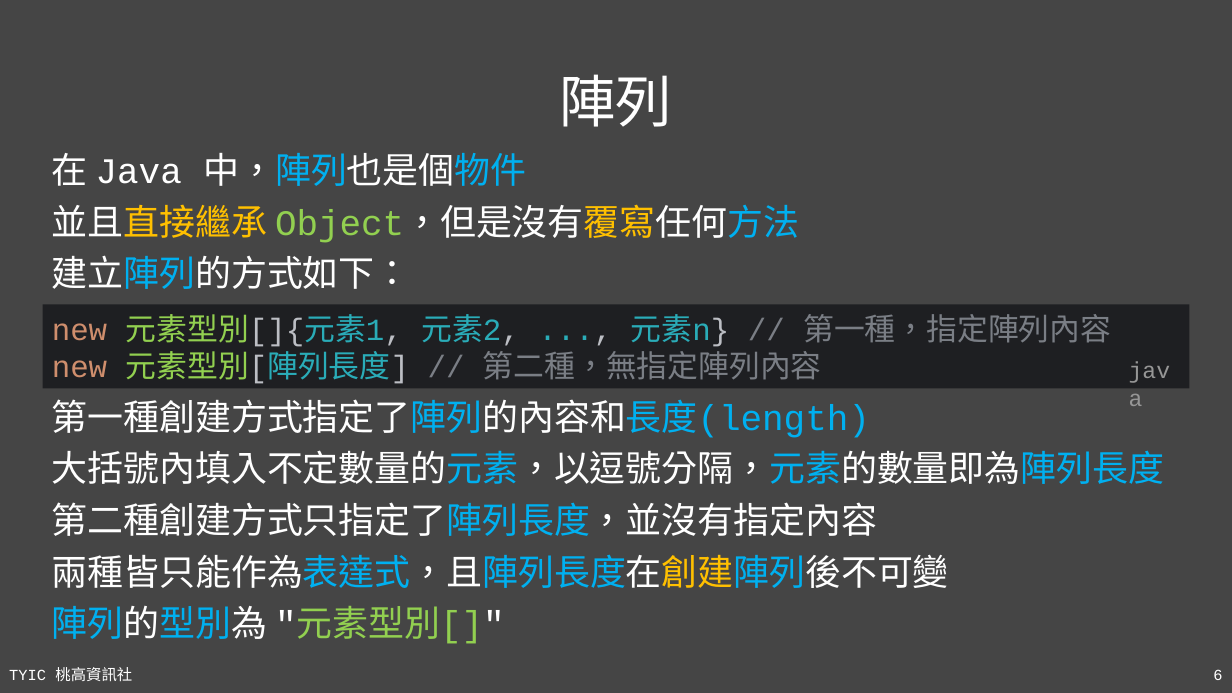
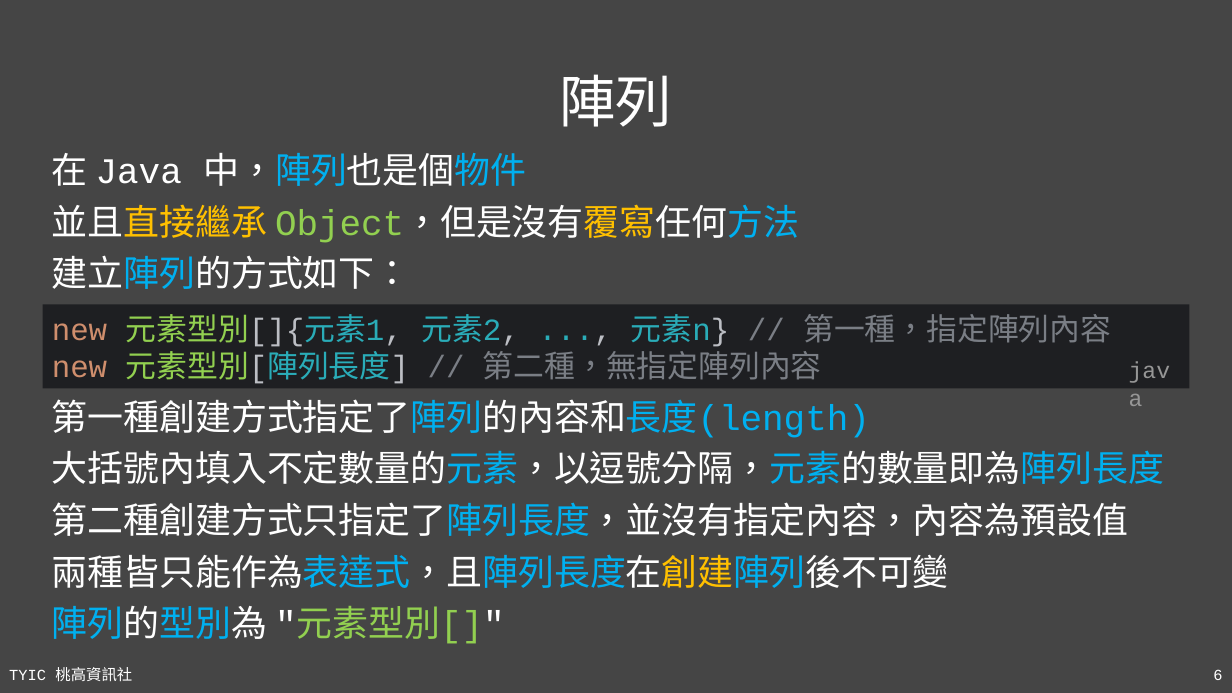
Before and after one commit to TYSHIC/slides, a slide deck: slide 6 of ppt/10_包裝類別與工具類別(1).pptx. Drawn at 1232x693 pixels with LibreOffice and Linux fonts; fonts in the diff are those of the drawing. Boxes give left, top, right and bottom in pixels: in the first picture for what was removed or moved away, otherwise in the second. Text is boxed around its words. In the diff, an @@ line names an element or a change of style, - is before the commit and + after.

```diff
--- a/ppt/10_包裝類別與工具類別(1).pptx
+++ b/ppt/10_包裝類別與工具類別(1).pptx
@@ text at [52,502,1128,536]: text changed @@
-第二種創建方式只指定了陣列長度，並沒有指定內容
+第二種創建方式只指定了陣列長度，並沒有指定內容，內容為預設值
```
Also in this commit, not shown: 5 other files.
